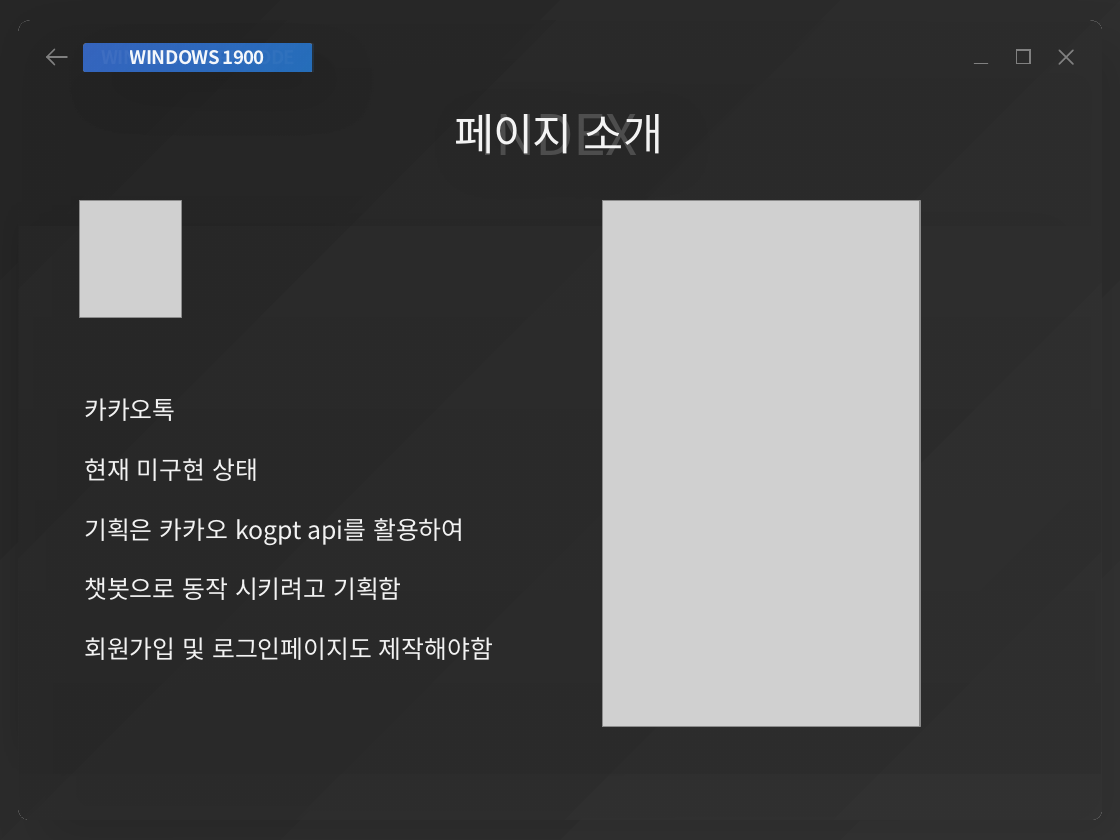
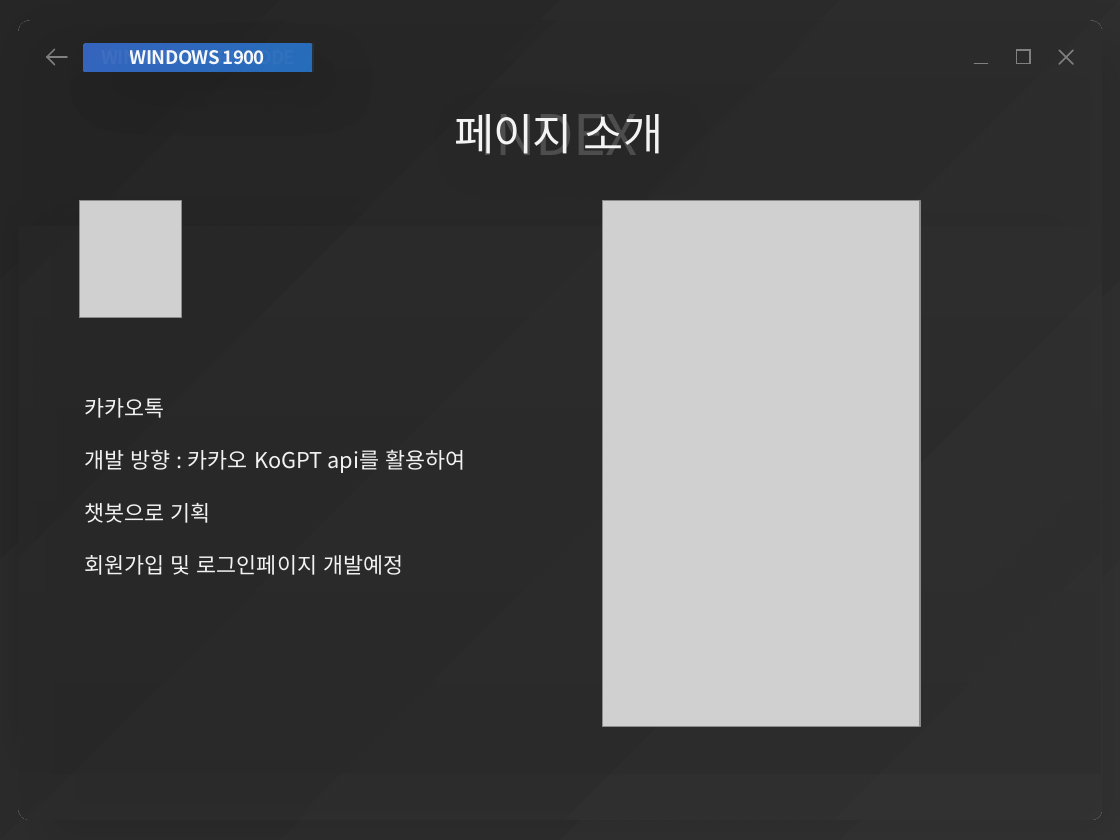
Before and after one commit to yonggyu01/windowProject, a slide deck: slide 21 of 김용규 개인포폴.pptx. Drawn at 1120x840 pixels with LibreOffice and Linux fonts; fonts in the diff are those of the drawing; grey boxes stand for pictures; background and template pictures are left out. Boxes give left, top, right and bottom in pixels: in the first picture for what was removed or moved away, otherwise in the second. Text is boxed around its words. In the diff, an @@ line names an element or a change of style, - is before the commit and + after.

```diff
--- a/김용규 개인포폴.pptx
+++ b/김용규 개인포폴.pptx
@@ text at <box>84,398,164,418</box>: size 16 to 14 pt in "카카오톡" @@
@@ text at <box>84,450,466,575</box>: text changed; size 16 to 14 pt @@
-현재 미구현 상태
-기획은 카카오 kogpt api를 활용하여
-챗봇으로 동작 시키려고 기획함
-회원가입 및 로그인페이지도 제작해야함
+개발 방향 : 카카오 KoGPT api를 활용하여
+챗봇으로 기획
+회원가입 및 로그인페이지 개발예정
```
Also in this commit, not shown: 17 other slides changed, 4 other files.
